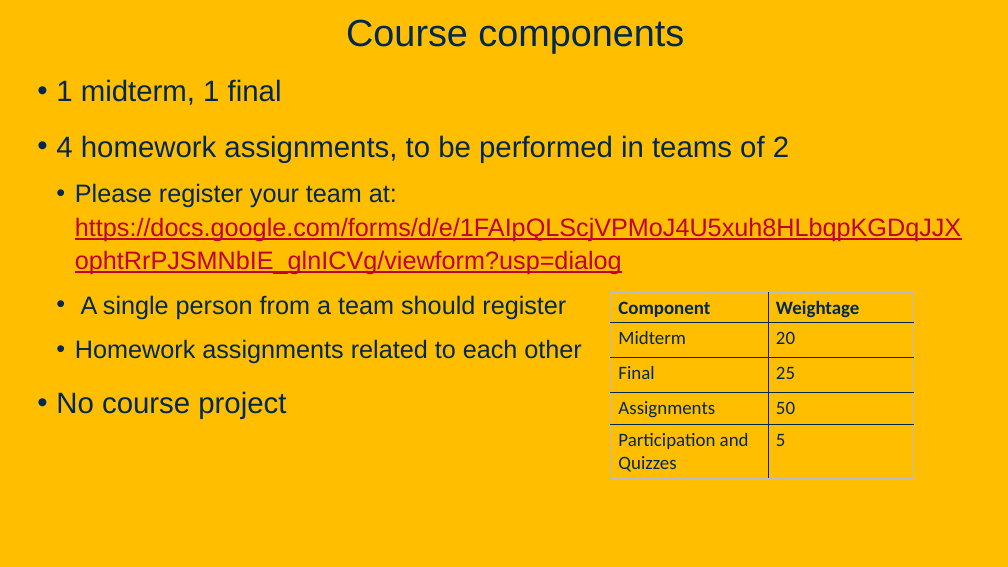
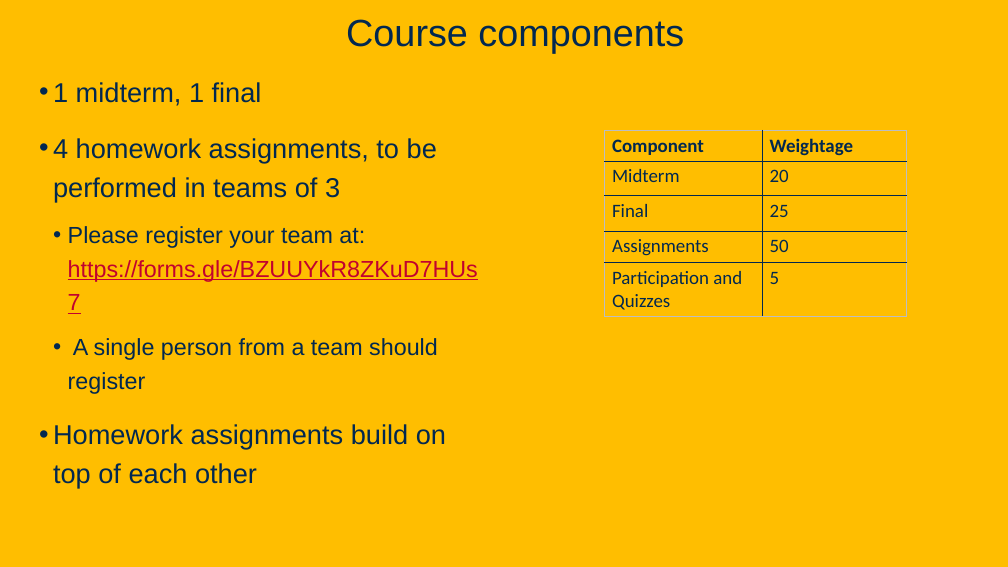
Before and after one commit to davsec-teaching/ecs160-f25, a slide deck: slide 6 of slides/1_logistics_and_course_introduction.pptx (slide 5 before the commit). Drawn at 1008x567 pixels with LibreOffice and Linux fonts; fonts in the diff are those of the drawing; background and template pictures are left out. Boxes give left, top, right and bottom in pixels: in the first picture for what was removed or moved away, otherwise in the second. Text is boxed around its words. In the diff, an @@ line names an element or a change of style, - is before the commit and + after.

```diff
--- a/slides/1_logistics_and_course_introduction.pptx
+++ b/slides/1_logistics_and_course_introduction.pptx
@@ text at bbox=[53, 82, 438, 394]: size 28 to 25.9 pt in "1 midterm, 1 final"; size 24 to 22.2 pt in "A single person from a team should ..."; indent changed; line spacing 1.1 to 1.2 @@
@@ text at bbox=[53, 138, 478, 282]: text changed; size 24 to 22.2 pt; text colour #C1022F to #022850 @@
-• 4 homework assignments, to be performed in teams of 2
-  • Please register your team at: https://docs.google.com/forms/d/e/1FAIpQLScjVPMoJ4U5xuh8HLbqpKGDqJJXophtRrPJSMNbIE_glnICVg/viewform?usp=dialog
+• 4 homework assignments, to be performed in teams of 3
+  • Please register your team at: https://forms.gle/BZUUYkR8ZKuD7HUs7
@@ table: place and size @@
-table at bbox=[611, 293, 913, 478]
+table at bbox=[605, 130, 907, 315]
@@ text at bbox=[53, 424, 446, 488]: text changed; size 24 to 25.9 pt @@
-  • Homework assignments related to each other
-• No course project
+• Homework assignments build on top of each other
```
Also in this commit, not shown: 19 other slides changed, 4 slides added, 1 other file.
